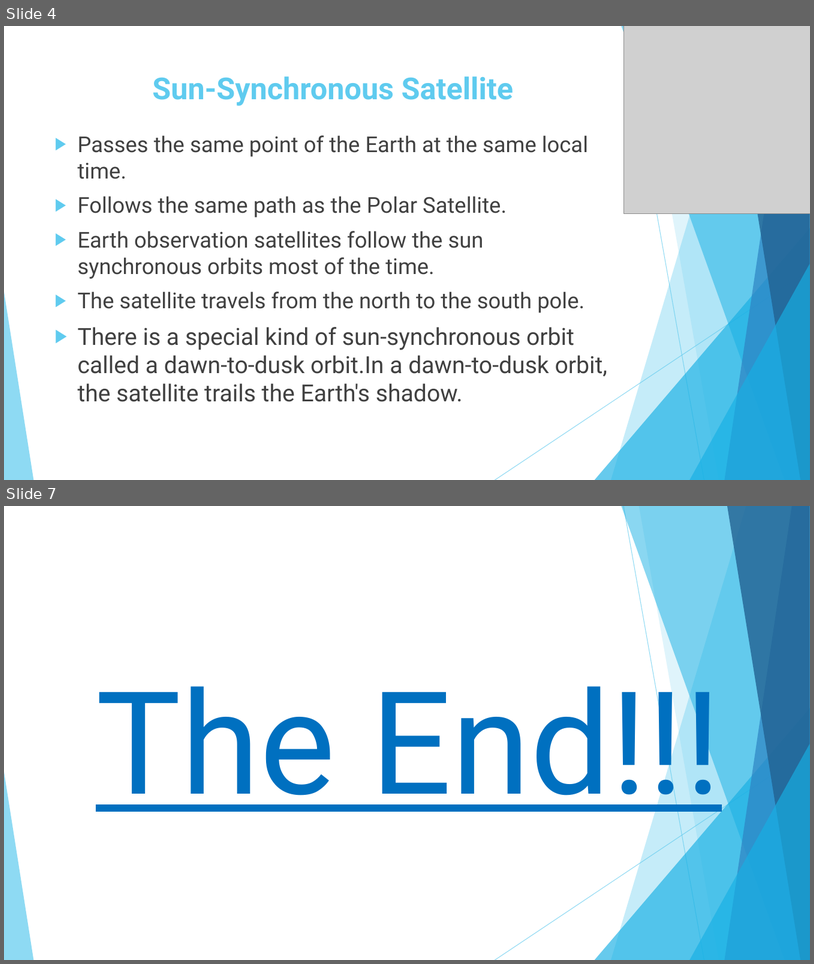
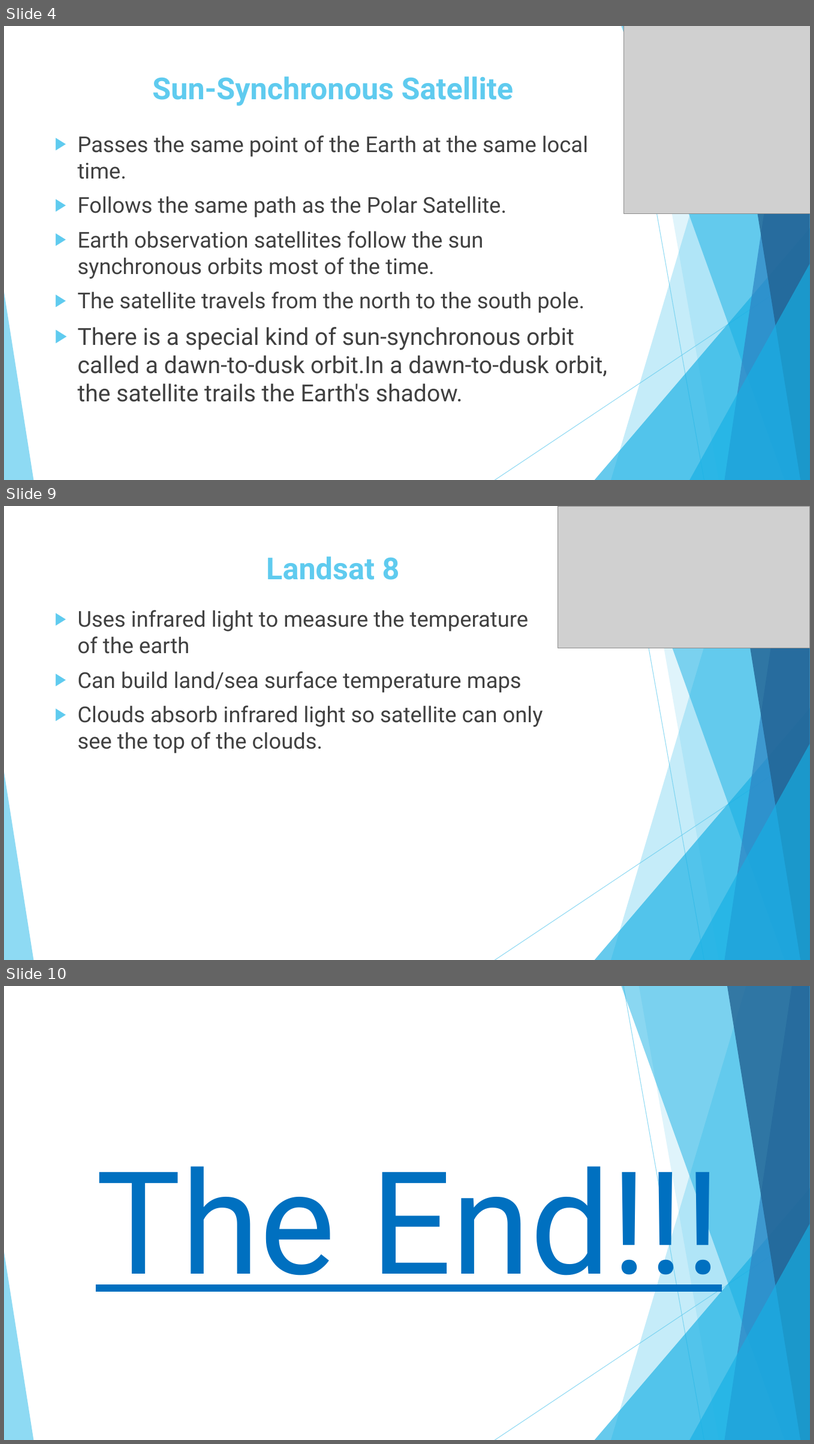
Before and after one commit to rsmith013/All-saints-robot, a slide deck: How do Satellites Help us Understand More About.pptx. Shown one above the other, each under a label of ours: slides 4 and 7 before the commit, slides 4, 9 and 10 after it; the slides between them are not shown. The pictures are 814x964 and 814x1444 pixels, drawn with LibreOffice and Linux fonts; fonts in the diff are those of the drawing; grey boxes stand for pictures; background and template pictures are left out. Boxes give left, top, right and bottom in pixels: in the first picture for what was removed or moved away, otherwise in the second. Text is boxed around its words. In the diff, an @@ line names an element or a change of style, - is before the commit and + after.

Commit message:
Updated presentation, poster and modified code blocks to make easier to screenshot

```diff
--- a/How do Satellites Help us Understand More About.pptx
+++ b/How do Satellites Help us Understand More About.pptx
@@ slide 9 added at (4, 506, 810, 960), background #FFFFFF; not listed: 10 template elements that a slide beside it also shows @@
@@ picture added at (559, 506, 810, 648) @@
@@ title added at (266, 556, 400, 580), 36 pt, text #5FCBEF, bold @@
+Landsat 8
@@ text added at (78, 610, 543, 753), 26 pt, text #404040 @@
+▶ Uses infrared light to measure the temperature of the earth
+▶ Can build land/sea surface temperature maps
+▶ Clouds absorb infrared light so satellite can only see the top of the clouds.
@@ what was slide 7 is now slide 10 @@
```
Also in this commit, not shown: 2 slides changed, 2 other slides added, 5 other files.
